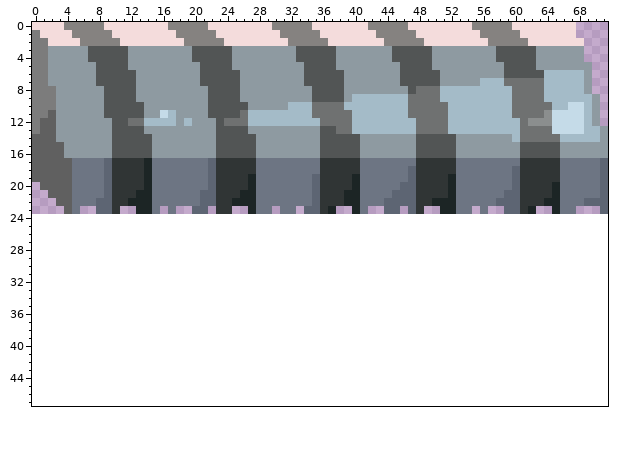
Sprite sheet: Assets/ObjectSprites/tilemaps/Martiser.png. This is how it looked before the edit.
The file is 72x24 pixels. The old version is drawn lined up with the new one, on the new canvas.
And afterwards:
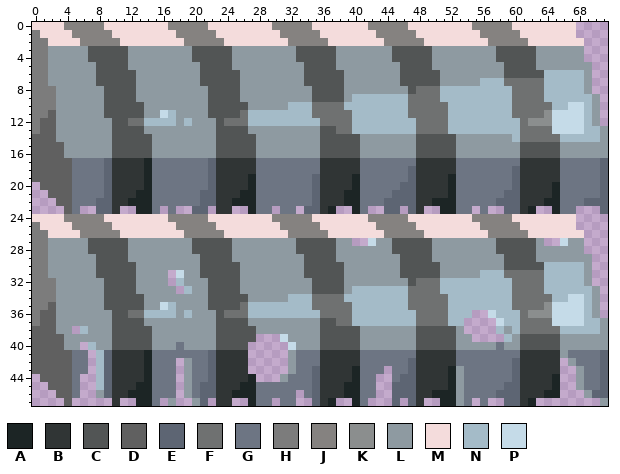
Palette (. is transparent): A #1c2525  B #303535  C #525555  D #606060  E #5d6573  F #6f7171  G #6d7583  H #7c7c7c  J #858280  K #8b8e8e  L #8e9aa1  M #f4dcdc  N #a4bbc8  P #c5dbe8
The edit:
canvas 72x24 -> 72x48
Changed rows in their new state; - is an unchanged pixel.
first column x 0:
24 MMMMJJJJJMMMMMMMMJJJJJMMMMMMMMJJJJJMMMMMMMJJJJJMMMMMMMMJJJJJMMMMMMMM----
25 HMMMMJJJJJMMMMMMMMJJJJJMMMMMMMMJJJJJMMMMMMMJJJJJMMMMMMMMJJJJJMMMMMMM----
26 HHMMMMJJJJJMMMMMMMMJJJJJMMMMMMMMJJJJJMMMMMMMJJJJJMMMMMMMMJJJJJMMMMMMM---
27 HHLLLLLCCCCCLLLLLLLLCCCCCLLLLLLLLCCCCCLL--PLLCCCCCLLLLLLLLCCCCCL--PLL---
28 HHLLLLLCCCCCLLLLLLLLCCCCCLLLLLLLLCCCCCLLLLLLLCCCCCLLLLLLLLCCCCCLLLLLL---
29 HHLLLLLLCCCCLLLLLLLLLCCCCLLLLLLLLLCCCCLLLLLLLLCCCCLLLLLLLLLCCCCLLLLLLL--
30 HHLLLLLLCCCCCLLLLLLLLCCCCCLLLLLLLLCCCCCLLLLLLLCCCCCLLLLLLLLCCCCCNNNNNL--
31 HHLLLLLLCCCCCLLLL-PLLCCCCCLLLLLLLLCCCCCLLLLLLLCCCCCLLLLLNNNFFFFFNNNNNL--
32 HHHLLLLLLCCCCLLLL-NLLLCCCCLLLLLLLLLCCCCLLLLLLLLCFFFNNNNNNNNNFFFFNNNNNL--
33 HHHLLLLLLCCCCLLLLL-NLLCCCCLLLLLLLLLCCCCLNNNNNNNFFFFNNNNNNNNNFFFFNNNNNNL-
34 HHHLLLLLLCCCCCLLLLLLLLCCCCCLLLLLNNNFFFFNNNNNNNNFFFFFNNNNNNNNFFFFFNNPPNL-
35 HHDLLLLLLCCCCCLLPNLLLLCCCCFNNNNNNNNFFFFFNNNNNNNFFFFFNNNNNNNNFFFFKPPPPNL-
36 HDDLLLLLLLCCFFNNNNLNLLLCFFFNNNNNNNNNFFFFNNNNNNNNFFFFNNN--PNNNFKKKPPPPNL-
37 HDDLLLLLLLCCCCLLLLLLLLLCCCCLLLLLLLLLCCFFNNNNNNNNFFFFNN----PNNFFFFPPPPNNL
38 DDDLL-NLLLCCCCCLLLLLLLLCCCCCLLLLLLLLCCCCCLLLLLLLCCCCCL----NLNFFFFFNNNNNL
39 DDDDLLLLLLCCCCCLLLLLLLLCCCCC---PLLLLCCCCCLLLLLLLCCCCCLL----NLCCCCCLLLLLL
40 DDDDLL-NLLCCCCCLLLGLLLLCCCC-----PLLLCCCCCLLLLLLLCCCCCLLLLLGLLCCCCCLLLLLL
41 DDDDDGG-NEBBBBAGGGGGGGEBBBB-----LGGGBBBBBGGGGGGGBBBBBGGGGGGGGBBBBBLGGGGE
42 DDDDDGG-NEBBBBAGGG-LGGEBBBB-----LGGGBBBBBGGGGGGEBBBBBGGGGGGGEBBBBB-LGGGE
43 DDDDDGG-NEBBBBAGGG-LGGEBBBB-----LGGEBBBBAGGG-GGEBBBBALGGGGGGEBBBBB--LGGE
44 -DDDDG--NEBBBBAGGG-LGGEBBBBA---LGGGEBBBBAGG--GEEBBBBALGGGGGGEBBBBA--LGGE
45 --DDDG--NEBBBAAGGG-LGEEBBBAAGGGGGGGEBBBAAGG--EEEBBBBALGGGGGEEBBBBA--LGGE
46 ---DDG--LEBBAAAGGG-LGEEBBAAAGGGGG-GEBBBAAGG--EEEBBAAALGGGGEEEBBBAA---LEE
47 ----D-----B--AAG-L--LE-BB--AGG-GG--EBA--AG---E-EB--AALG-G--EEBA--------L
